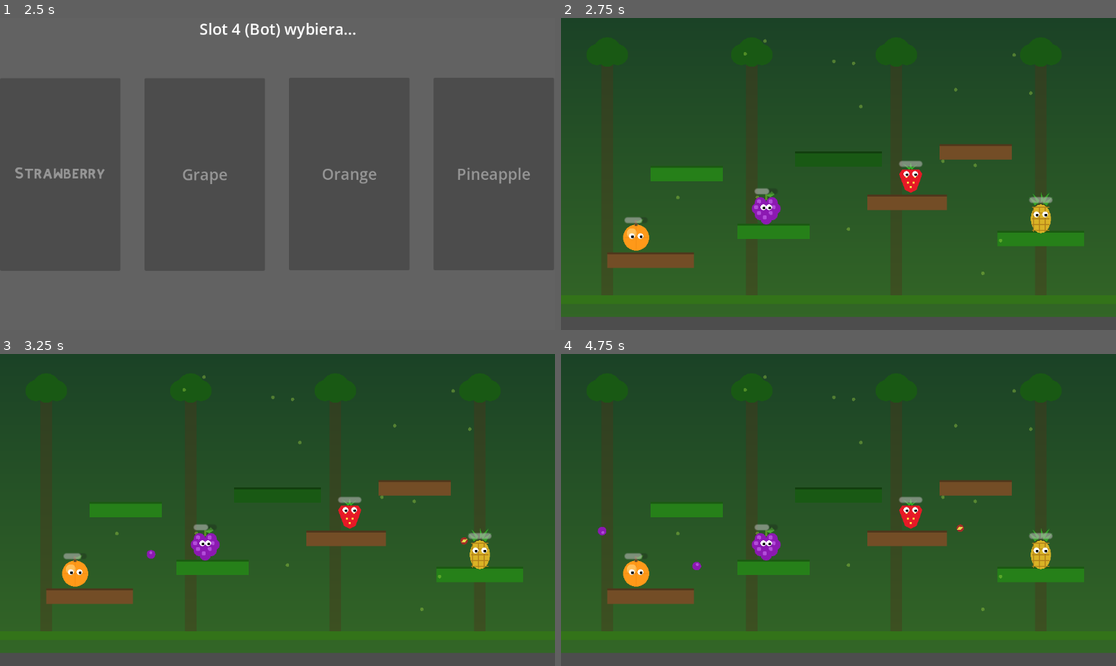
Above: before the commit, frames 1-4 (two rows, left to right).
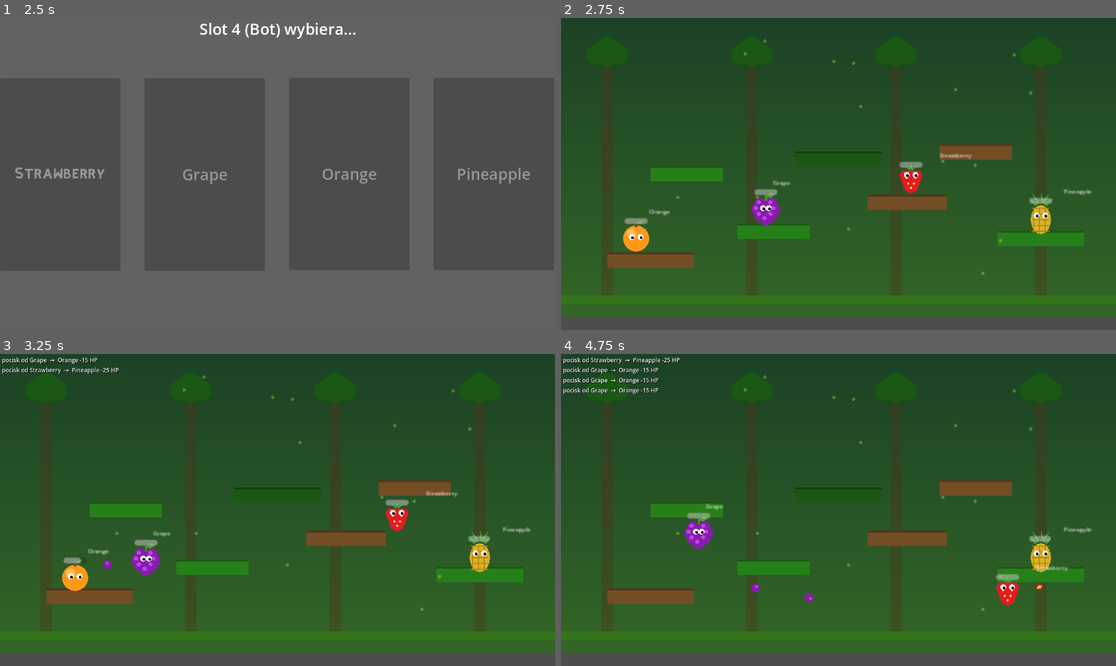
Above: after the commit, the same moments.

Repository: mamamd3/Fruit-Game
Game: Godot game, scene res://scenes/ui/main_menu.tscn
Same seed, same stepped clock (60 frames per second), same inputs: the game is played once before the commit and once after it.
Inputs (mouse positions are in pixels of both pictures, inside the frame that each line leads up to):
- Up to frame 1 (2.5 s): click "▶ Start gra lokalna" at 0.5 s; click "Orange" at 1.25 s; click "Pineapple" at 2 s
- Up to frame 2 (2.75 s): no input
- Up to frame 3 (3.25 s): move the mouse to (399, 494) at 2.77 s
- Up to frame 4 (4.75 s): move the mouse to (727, 525) at 3.52 s; move the mouse to (894, 441) at 4.27 s

Frame 1 is identical in both runs. In frame 2, 0.8% of the frame differs, in the area x 11-96%, y 43-75%; in frame 3, 2.7%; in frame 4, 3.2%, in the area x 0-96%, y 1-81%.
Error before the commit: Parse Error: Expected end of statement after expression, found ":" instead. (res://scripts/core/Modifier_System.gd:93)

Commit message:
fix: shotgun case indent — 4 taby → 3 (match level)

Diff:
--- a/scripts/core/Modifier_System.gd
+++ b/scripts/core/Modifier_System.gd
@@ -89,10 +89,10 @@
 				var perp = Vector2(-base_dir.y, base_dir.x) * 0.15
 				extra_dirs.append((base_dir + perp).normalized())
 
-				# ── Shotgun pestek — 3 pociski w wachlarzu ─────────────────
-				"shotgun":
-					for deg in [-25, 0, 25]:
-						extra_dirs.append(base_dir.rotated(deg_to_rad(float(deg))).normalized())
+			# ── Shotgun pestek — 3 pociski w wachlarzu ───────────────
+			"shotgun":
+				for deg in [-25, 0, 25]:
+					extra_dirs.append(base_dir.rotated(deg_to_rad(float(deg))).normalized())
 
 	return extra_dirs
 
